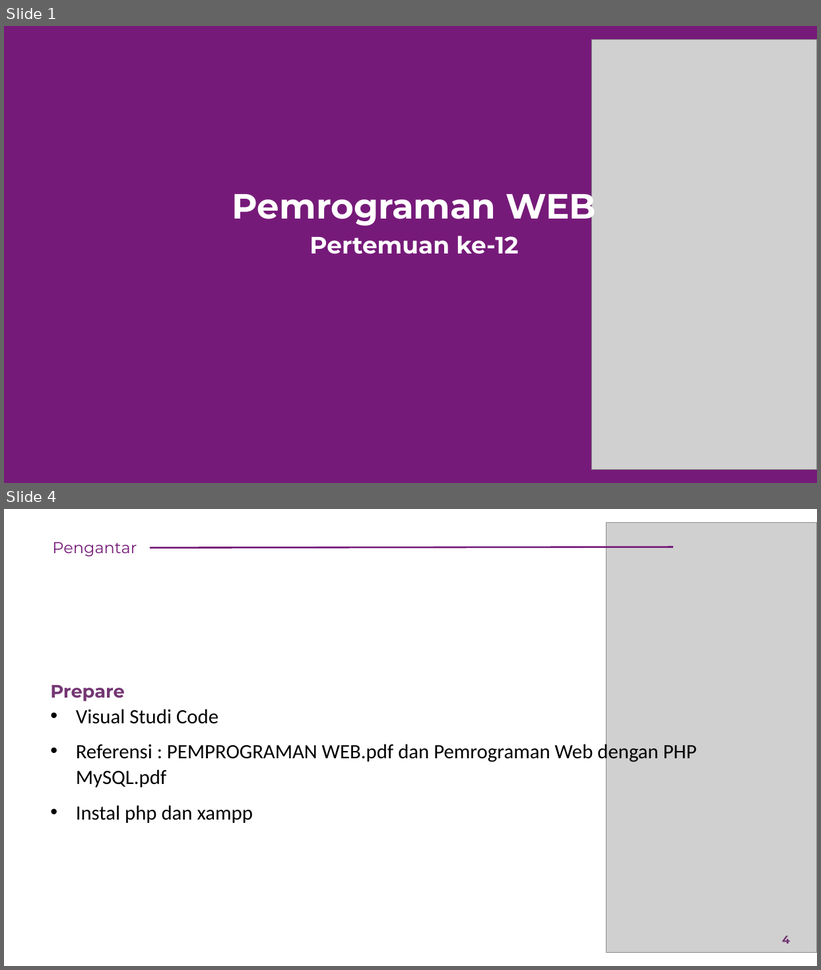
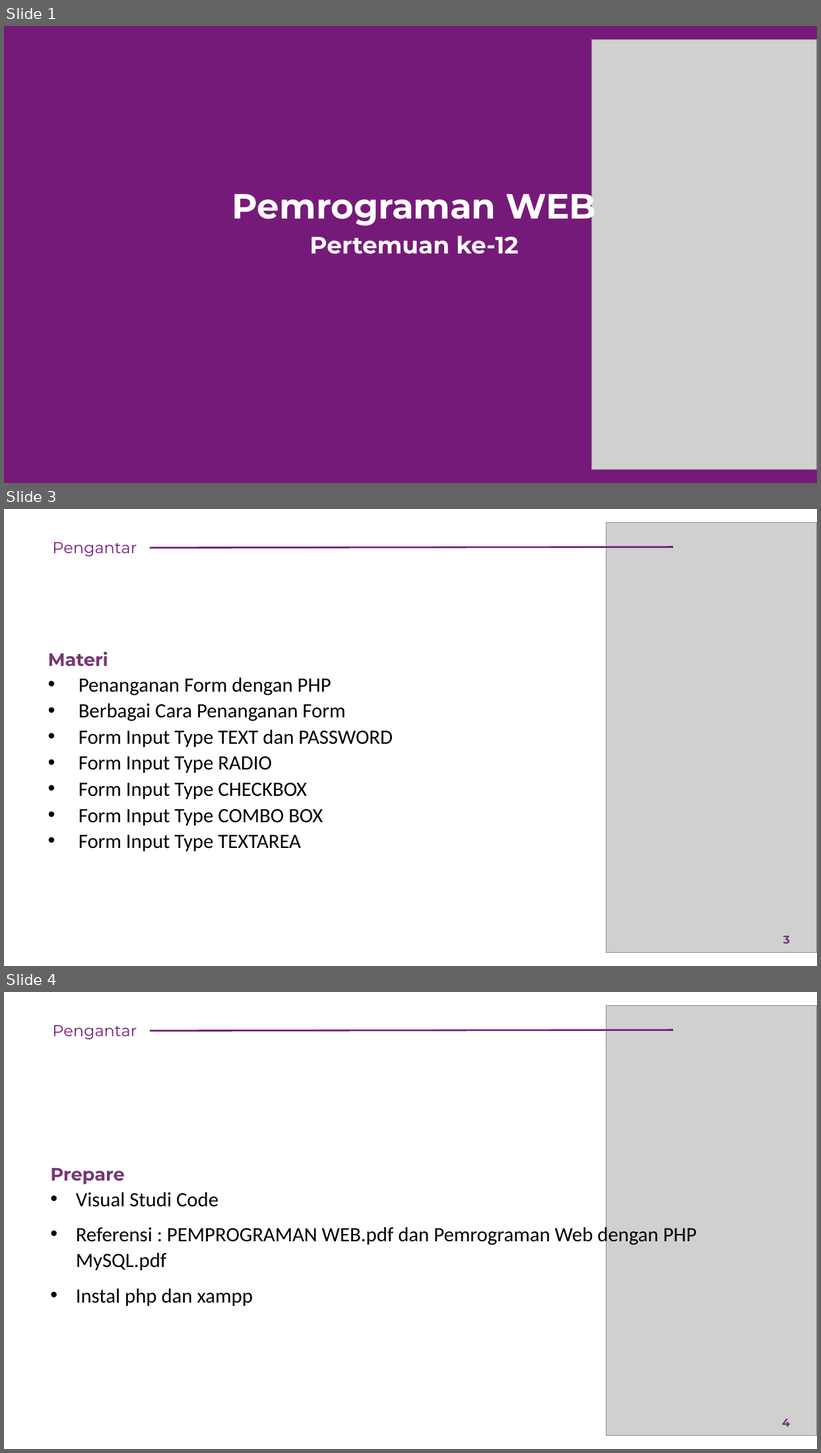
Before and after one commit to rikialdi/pemprograman-web-2022, a slide deck: Materi/Pertemuan - 12.pptx. Shown one above the other, each under a label of ours: slides 1 and 4 before the commit, slides 1, 3 and 4 after it; the slides between them are not shown. The pictures are 821x970 and 821x1453 pixels, drawn with LibreOffice and Linux fonts; fonts in the diff are those of the drawing; grey boxes stand for pictures. Boxes give left, top, right and bottom in pixels: in the first picture for what was removed or moved away, otherwise in the second. Text is boxed around its words. In the diff, an @@ line names an element or a change of style, - is before the commit and + after.

Commit message:
materi

```diff
--- a/Materi/Pertemuan - 12.pptx
+++ b/Materi/Pertemuan - 12.pptx
@@ slide 3 added at bbox=[4, 509, 817, 966], background #FFFFFF @@
@@ picture added at bbox=[607, 523, 817, 953] @@
@@ text added at bbox=[52, 542, 137, 557], 14 pt, text #761A79 @@
+Pengantar
@@ line added from (673, 547) to (150, 548), #761A79 1.5 pt @@
@@ text added at bbox=[48, 652, 393, 852], 18 pt, text #000000 @@
+Materi
+• Penanganan Form dengan PHP
+• Berbagai Cara Penanganan Form
+• Form Input Type TEXT dan PASSWORD
+• Form Input Type RADIO
+• Form Input Type CHECKBOX
+• Form Input Type COMBO BOX
+• Form Input Type TEXTAREA
@@ page number added at bbox=[783, 936, 790, 944], 10 pt, text #733572, bold @@
+3
```
Also in this commit, not shown: 2 slides changed, 6 other slides added, 8 slides removed, 41 other files.
